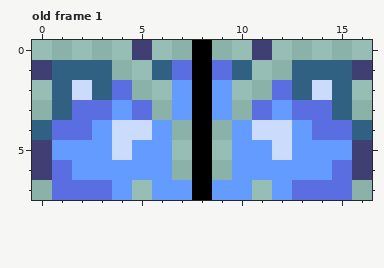
Pixel-art file -- Protogen-Mask/assets/test_eyes_8x8.aseprite. The picture above is the old version.
17x8 pixels, 1 frame. Shown: old frame 1. The commit also changed other frames, which this record leaves out.
Now the later version:
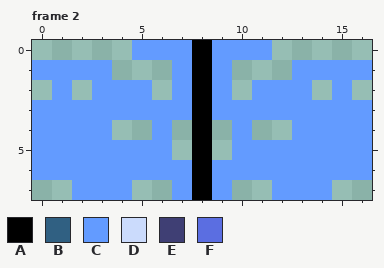
Palette (. is transparent): A #000000  B #306082  C #639bff  D #cbdbfc  E #3f3f74  F #5b6ee1
A new or re-ordered frame is compared with the old frame closest to it.
Change:
frames 1 -> 5
--- frame 2 is new; against old frame 1, layer "Layer 1"
@@ x 0..16 @@
-0 .....E..A..E.....
-1 EBBB..BFAFB..BBBE
-2 .BDBF..CAC..FBDB.
-3 .BFFCF.CAC.FCFFB.
-4 BFFCDDC.A.CDDCFFB
-5 ECCCDCC.A.CCDCCCE
-6 EFCCCCC.A.CCCCCFE
-7 .FFFC.CCACC.CFFF.
+0 .....CCCACCC.....
+1 CCCC...CAC...CCCC
+2 .C.CCC.CAC.CCC.C.
+3 CCCCCCCCACCCCCCCC
+4 CCCC..C.A.C..CCCC
+5 CCCCCCC.A.CCCCCCC
+6 CCCCCCCCACCCCCCCC
+7 ..CCC..CAC..CCC..
Pixel boxes of the changes (left, top, right, bottom) in both pictures:
changed: (32, 40, 372, 200)
